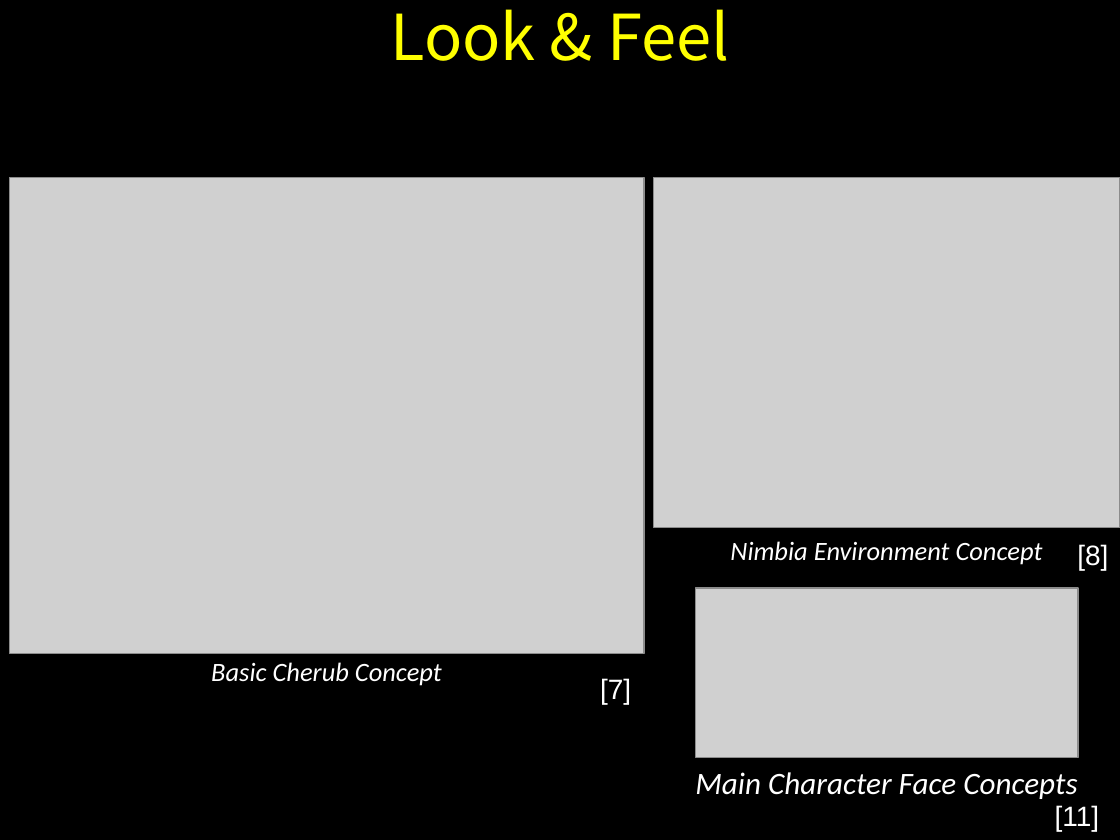
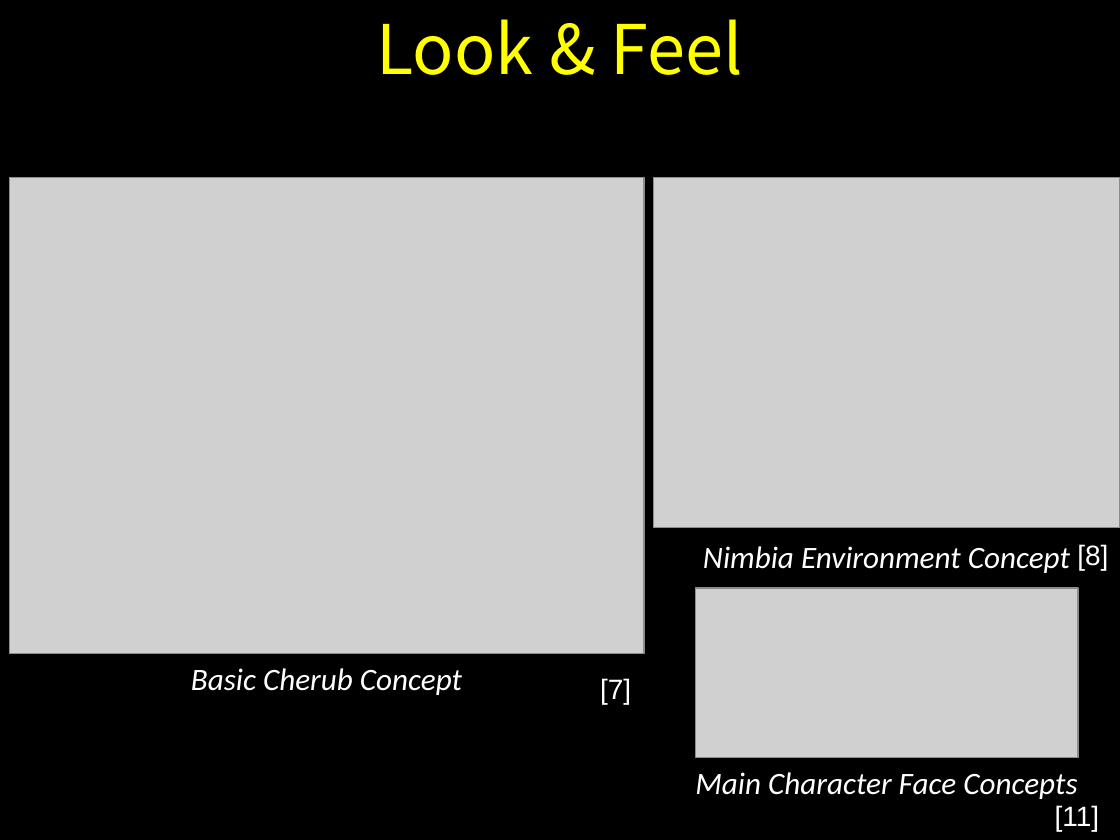
Before and after one commit to Endarire/UCICherubimDemo, a slide deck: slide 19 of Cherubim Game Pitch 10 30 18 (Greg Campbell).ppt (slide 17 before the commit). Drawn at 1120x840 pixels with LibreOffice and Linux fonts; fonts in the diff are those of the drawing; grey boxes stand for pictures. Boxes give left, top, right and bottom in pixels: in the first picture for what was removed or moved away, otherwise in the second. Text is boxed around its words. In the diff, an @@ line names an element or a change of style, - is before the commit and + after.

```diff
--- a/Cherubim Game Pitch 10 30 18 (Greg Campbell).ppt
+++ b/Cherubim Game Pitch 10 30 18 (Greg Campbell).ppt
@@ text "Look & Feel" at box(377, 19, 743, 75): size 40.7 to 44 pt; line spacing 0.9 to 1 @@
@@ text "Nimbia Environment Concept" at box(703, 546, 1070, 573): size 17 to 20 pt; line spacing 0.9 to 1 @@
@@ text "Basic Cherub Concept" at box(191, 668, 462, 695): size 17 to 20 pt; line spacing 0.9 to 1 @@
```
Also in this commit, not shown: 19 other slides changed, 2 slides added.
